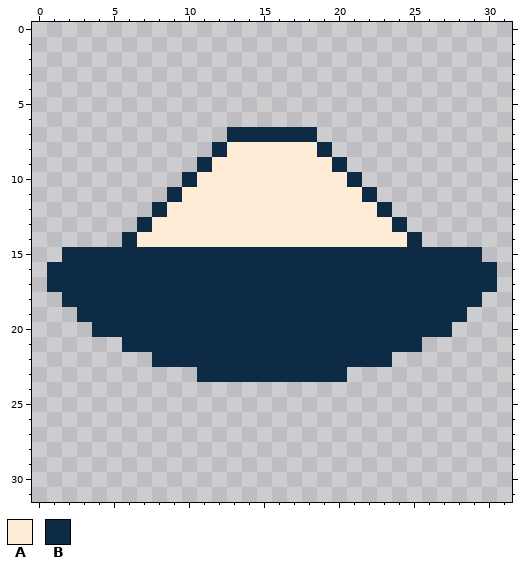
A pixel-art sprite gets an edit: assets/textures/ingredients/bowl_of_dust.png. Above, as it was before the edit.
The file is 32x32 pixels.
Palette (. is transparent): A #ffecd6  B #0d2b45
New version:
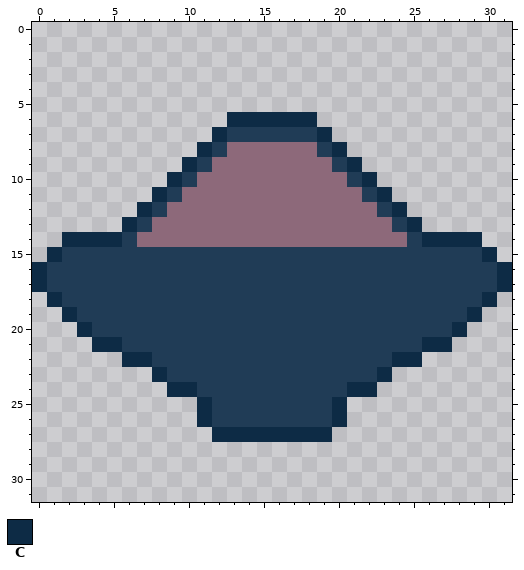
Colours new in this view: C #0d2b45
The exact change:
Colour A changes from #ffecd6 to #8d697a.
Colour B changes from #0d2b45 to #203c56.
Colour B now appears in row 23 at x 9 to 10 and 21 to 22; in row 24 at x 11 to 20; in rows 25 to 26 at x 12 to 19.
Colour C now appears in row 6 at x 13 to 18; in row 7 at x 12 and 19; in row 8 at x 11 and 20; in row 9 at x 10 and 21; in row 10 at x 9 and 22; in row 11 at x 8 and 23.
Colour C now appears in row 12 at x 7 and 24; in row 13 at x 6 and 25; in row 14 at x 2 to 5 and 26 to 29; in row 15 at x 1 and 30; in rows 16 to 17 at x 0 and 31; in row 18 at x 1 and 30.
Colour C now appears in row 19 at x 2 and 29; in row 20 at x 3 and 28; in row 21 at x 4 to 5 and 26 to 27; in row 22 at x 6 to 7 and 24 to 25; in row 23 at x 8 and 23; in row 24 at x 9 to 10 and 21 to 22.
Colour C now appears in rows 25 to 26 at x 11 and 20; in row 27 at x 12 to 19.
Pixel boxes of the changes (left, top, right, bottom) in both pictures:
changed: (32, 112, 512, 442)
